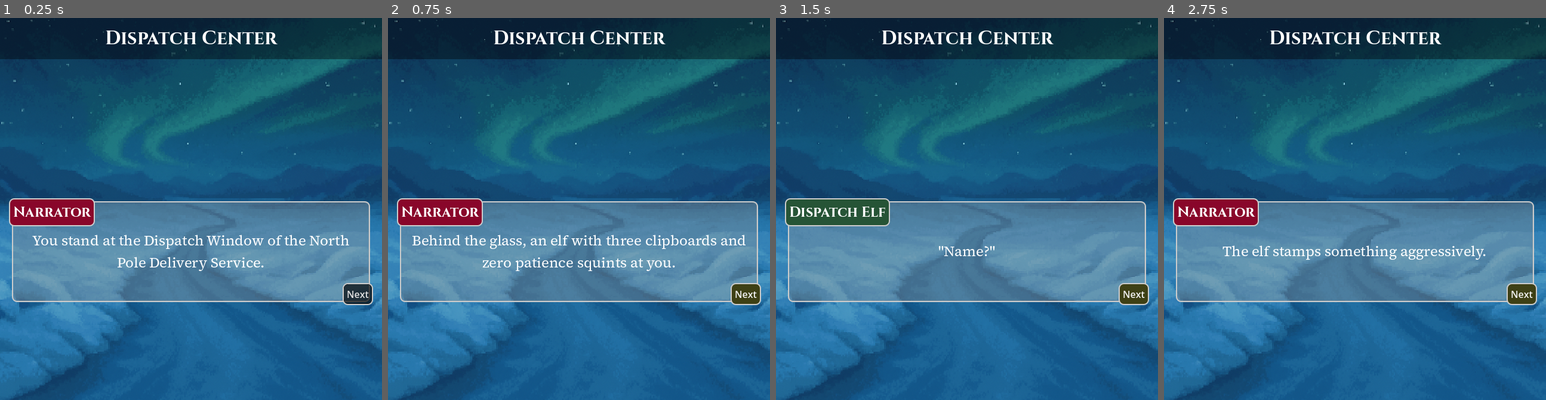
Above: before the commit, frames 1-4 (left to right).
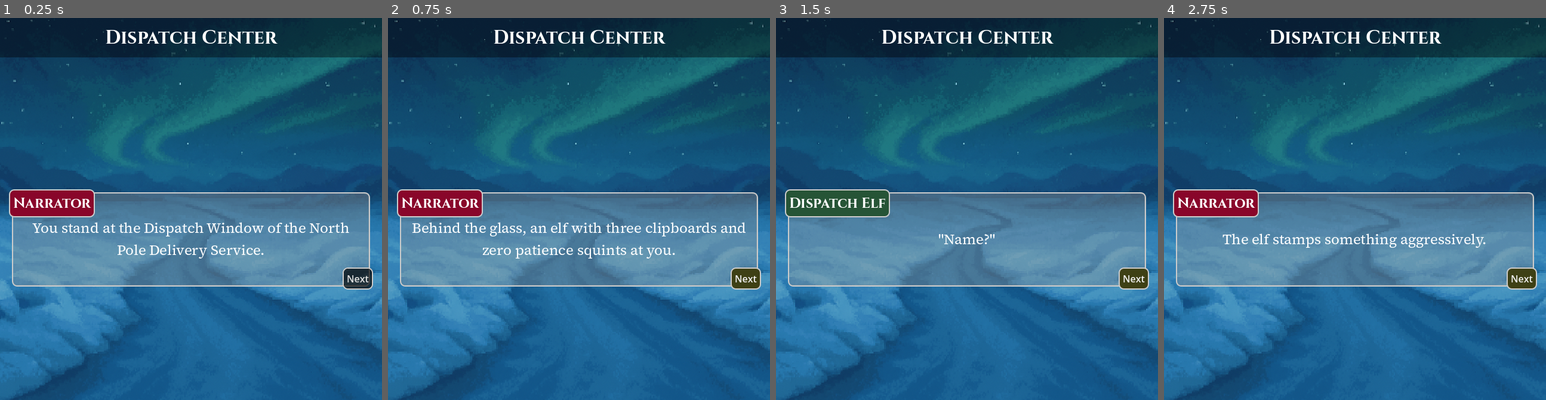
Above: after the commit, the same moments.

Repository: NyeDigitalGames/northbound-duty
Game: Godot game, scene res://main.tscn
Same seed, same stepped clock (60 frames per second), same inputs: the game is played once before the commit and once after it. This scene is started directly instead of the project's main scene.
Inputs:
- Up to frame 1 (0.25 s): no input
- Up to frame 2 (0.75 s): click "Next" at 0.5 s
- Up to frame 3 (1.5 s): click "Next" at 1.25 s
- Up to frame 4 (2.75 s): click "Next" at 2 s

The runs differ from the first frame. In frame 1, 11% of the frame differs, in the area x 0-100%, y 3-76%; in frame 2, 11%; in frame 3, 9.4%; in frame 4, 10%.

Commit message:
Fixed Spelling Errors

Diff:
--- a/main.tscn
+++ b/main.tscn
@@ -158,6 +158,51 @@
 
 [sub_resource type="StyleBoxEmpty" id="StyleBoxEmpty_5vw27"]
 
+[sub_resource type="StyleBoxFlat" id="StyleBoxFlat_lswn8"]
+bg_color = Color(0, 0, 0, 0.6745098)
+border_width_left = 2
+border_width_top = 2
+border_width_right = 2
+border_width_bottom = 2
+corner_radius_top_left = 8
+corner_radius_top_right = 8
+corner_radius_bottom_right = 8
+corner_radius_bottom_left = 8
+expand_margin_left = 5.0
+expand_margin_top = 5.0
+expand_margin_right = 5.0
+expand_margin_bottom = 5.0
+
+[sub_resource type="StyleBoxFlat" id="StyleBoxFlat_a6jrf"]
+bg_color = Color(0.24313726, 0.2509804, 0.08235294, 1)
+border_width_left = 2
+border_width_top = 2
+border_width_right = 2
+border_width_bottom = 2
+corner_radius_top_left = 8
+corner_radius_top_right = 8
+corner_radius_bottom_right = 8
+corner_radius_bottom_left = 8
+expand_margin_left = 5.0
+expand_margin_top = 5.0
+expand_margin_right = 5.0
+expand_margin_bottom = 5.0
+
+[sub_resource type="StyleBoxFlat" id="StyleBoxFlat_xuqvo"]
+bg_color = Color(0.24313726, 0.2509804, 0.08235294, 1)
+border_width_left = 2
+border_width_top = 2
+border_width_right = 2
+border_width_bottom = 2
+corner_radius_top_left = 8
+corner_radius_top_right = 8
+corner_radius_bottom_right = 8
+corner_radius_bottom_left = 8
+expand_margin_left = 5.0
+expand_margin_top = 5.0
+expand_margin_right = 5.0
+expand_margin_bottom = 5.0
+
 [sub_resource type="Resource" id="Resource_272bh"]
 script = ExtResource("7_272bh")
 dialog = "You stand at the Dispatch Window of the North Pole Delivery Service."
@@ -2003,11 +2048,12 @@
 [node name="Choices" type="PanelContainer" parent="Dialog/VBoxContainer"]
 layout_mode = 2
 size_flags_vertical = 3
-size_flags_stretch_ratio = 2.0
+size_flags_stretch_ratio = 2.5
 theme_override_styles/panel = SubResource("StyleBoxEmpty_5vw27")
 
 [node name="VBoxChoices" type="VBoxContainer" parent="Dialog/VBoxContainer/Choices"]
 layout_mode = 2
+theme_override_constants/separation = 12
 alignment = 1
 
 [node name="Choice1" type="Button" parent="Dialog/VBoxContainer/Choices/VBoxChoices"]
@@ -2015,6 +2061,8 @@
 size_flags_horizontal = 4
 theme_override_fonts/font = ExtResource("4_7mycd")
 theme_override_font_sizes/font_size = 24
+theme_override_styles/normal = SubResource("StyleBoxFlat_lswn8")
+theme_override_styles/hover = SubResource("StyleBoxFlat_a6jrf")
 text = "Take the Map"
 
 [node name="Choice2" type="Button" parent="Dialog/VBoxContainer/Choices/VBoxChoices"]
@@ -2022,6 +2070,8 @@
 size_flags_horizontal = 4
 theme_override_fonts/font = ExtResource("4_7mycd")
 theme_override_font_sizes/font_size = 24
+theme_override_styles/normal = SubResource("StyleBoxFlat_lswn8")
+theme_override_styles/hover = SubResource("StyleBoxFlat_xuqvo")
 text = "Take the Compass"
 
 [node name="Choice3" type="Button" parent="Dialog/VBoxContainer/Choices/VBoxChoices"]
@@ -2029,6 +2079,8 @@
 size_flags_horizontal = 4
 theme_override_fonts/font = ExtResource("4_7mycd")
 theme_override_font_sizes/font_size = 24
+theme_override_styles/normal = SubResource("StyleBoxFlat_lswn8")
+theme_override_styles/hover = SubResource("StyleBoxFlat_xuqvo")
 text = "Take the Thermos
 "
 
@@ -2075,7 +2127,7 @@
 choice1_tree = Array[ExtResource("7_272bh")]([SubResource("Resource_ppx11"), SubResource("Resource_1yv1y"), SubResource("Resource_5yh34"), SubResource("Resource_pjuso"), SubResource("Resource_23xmf"), SubResource("Resource_swlj1"), SubResource("Resource_yysqy")])
 choice2 = "Offer it something"
 choice2_tree = Array[ExtResource("7_272bh")]([SubResource("Resource_n5t1e"), SubResource("Resource_h6isl"), SubResource …(268 unchanged characters)…
-choice3 = "Bbureaucratic nonsense (“Do you have a permit?”)"
+choice3 = "Bureaucratic nonsense (“Do you have a permit?”)"
 choice3_tree = Array[ExtResource("7_272bh")]([SubResource("Resource_inymm"), SubResource("Resource_jcxqu"), SubResource("Resource_0arob"), SubResource("Resource_dij0e"), SubResource("Resource_k1udn")])
 metadata/_custom_type_script = "uid://cv7g2stkkejw2"
 
Not shown, added: export_presets.cfg
Not shown: 1 places in main.tscn that only renumber resources
